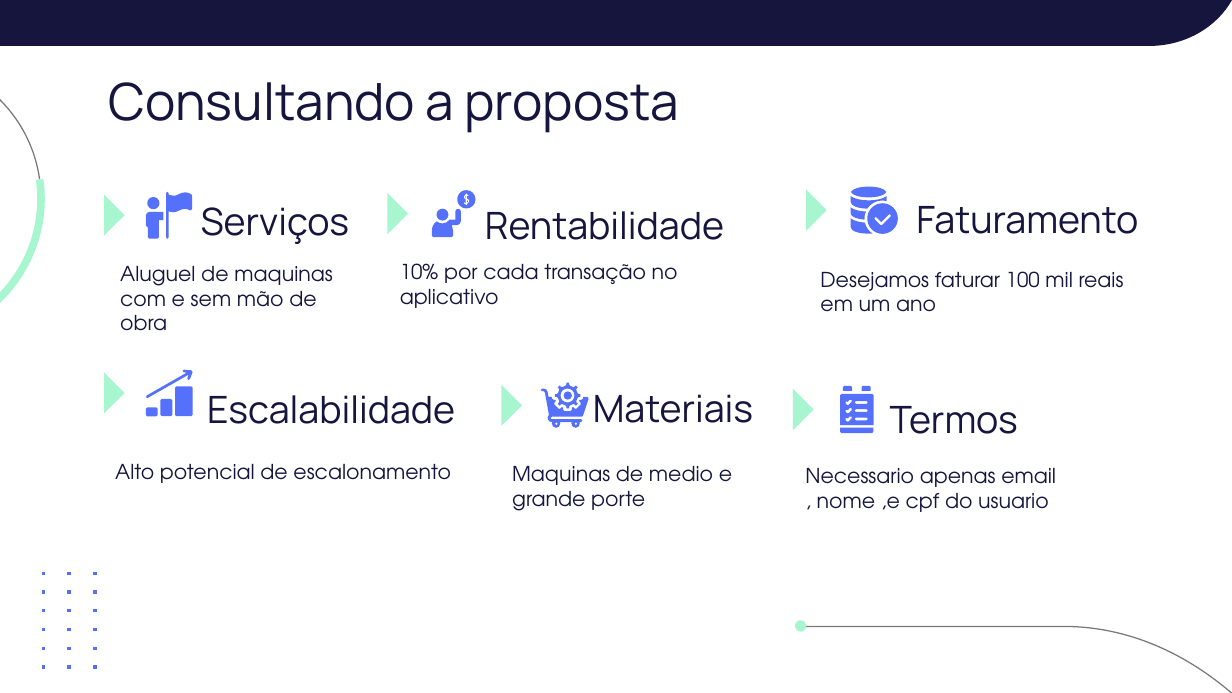
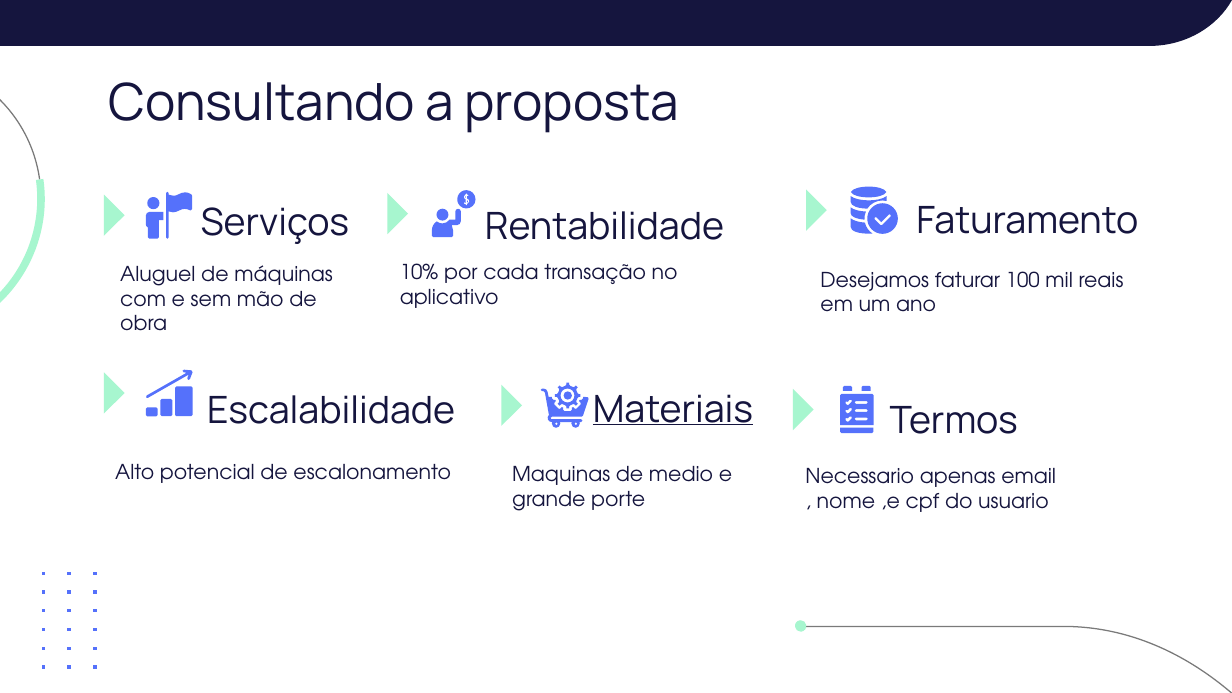
Before and after one commit to kodkid/AlugueAqui, a slide deck: slide 11 of docs/documentos/Plano de negocio.pptx. Drawn at 1232x693 pixels with LibreOffice and Linux fonts; fonts in the diff are those of the drawing. Boxes give left, top, right and bottom in pixels: in the first picture for what was removed or moved away, otherwise in the second. Text is boxed around its words. In the diff, an @@ line names an element or a change of style, - is before the commit and + after.

```diff
--- a/docs/documentos/Plano de negocio.pptx
+++ b/docs/documentos/Plano de negocio.pptx
@@ subtitle at box(120, 265, 333, 331): text changed @@
-Aluguel de maquinas com e sem mão de obra
+Aluguel de máquinas com e sem mão de obra
@@ subtitle "Materiais" at box(593, 394, 753, 425): underline on @@
```
Also in this commit, not shown: 1 other slide changed, 4 other files.
